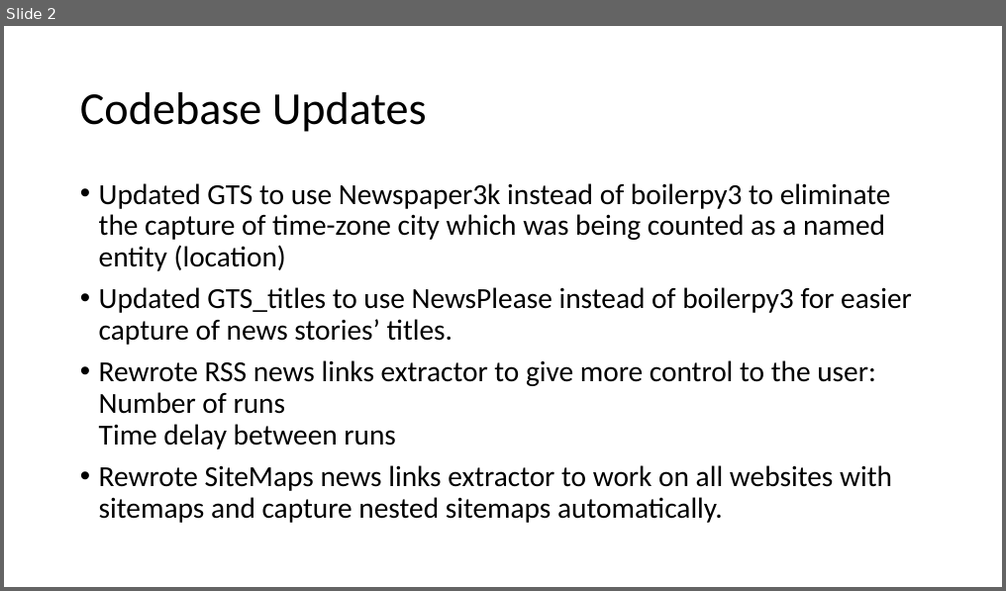
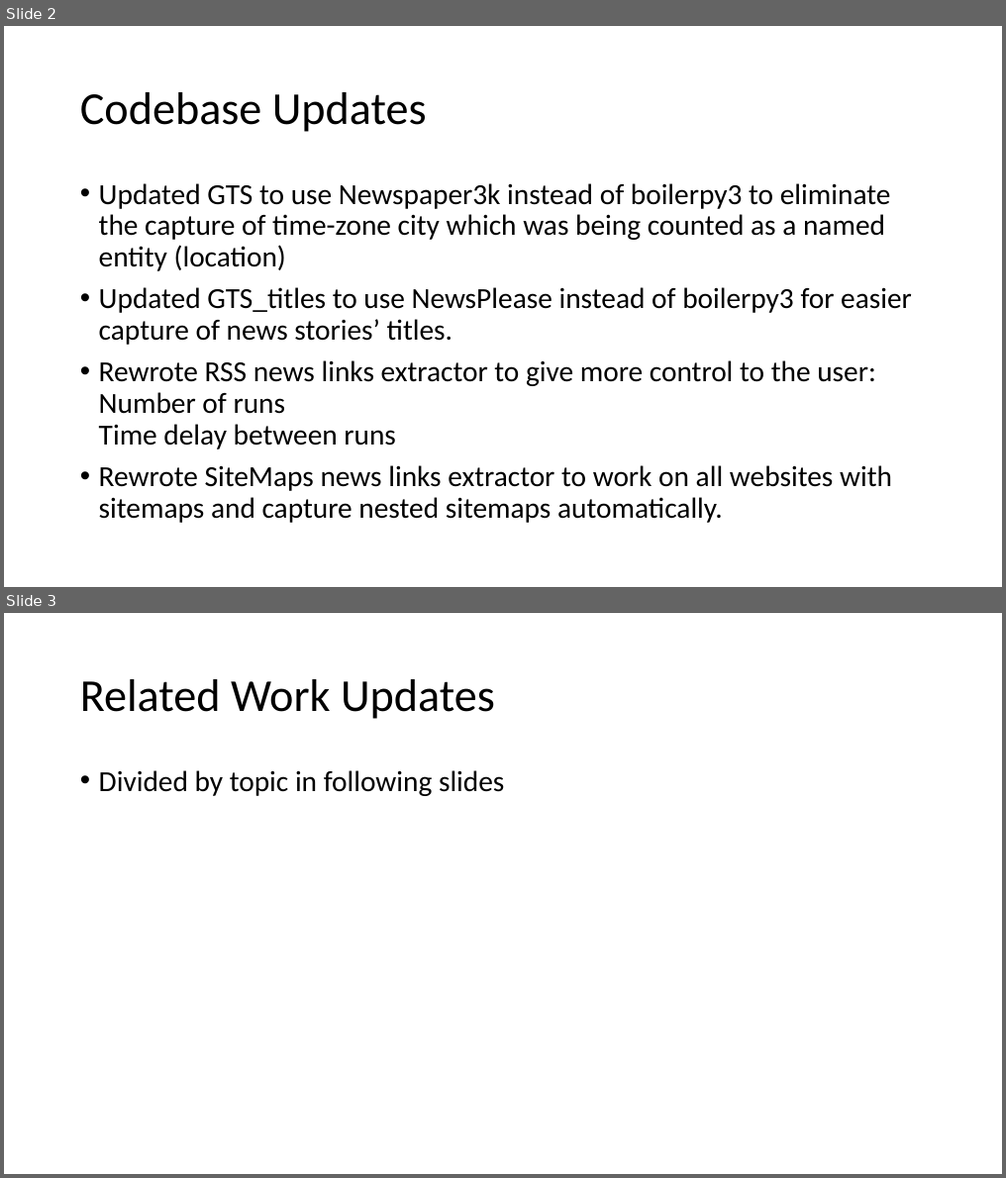
Before and after one commit to HussamHallak/TPDL2022, a slide deck: TPDL 2022 Paper Updates.pptx. Shown one above the other, each under a label of ours: slide 2 before the commit, slides 2 and 3 after it. The pictures are 1006x591 and 1006x1178 pixels, drawn with LibreOffice and Linux fonts; fonts in the diff are those of the drawing. Boxes give left, top, right and bottom in pixels: in the first picture for what was removed or moved away, otherwise in the second. Text is boxed around its words. In the diff, an @@ line names an element or a change of style, - is before the commit and + after.

```diff
--- a/TPDL 2022 Paper Updates.pptx
+++ b/TPDL 2022 Paper Updates.pptx
@@ slide 3 added at (x1=4, y1=613, x2=1002, y2=1174), background #FFFFFF @@
@@ title added at (x1=80, y1=679, x2=495, y2=719), 44 pt, text #000000 @@
+Related Work Updates
@@ text added at (x1=99, y1=770, x2=504, y2=796), 28 pt, text #000000 @@
+• Divided by topic in following slides
```
Also in this commit, not shown: 1 slide changed, 12 other slides added.
